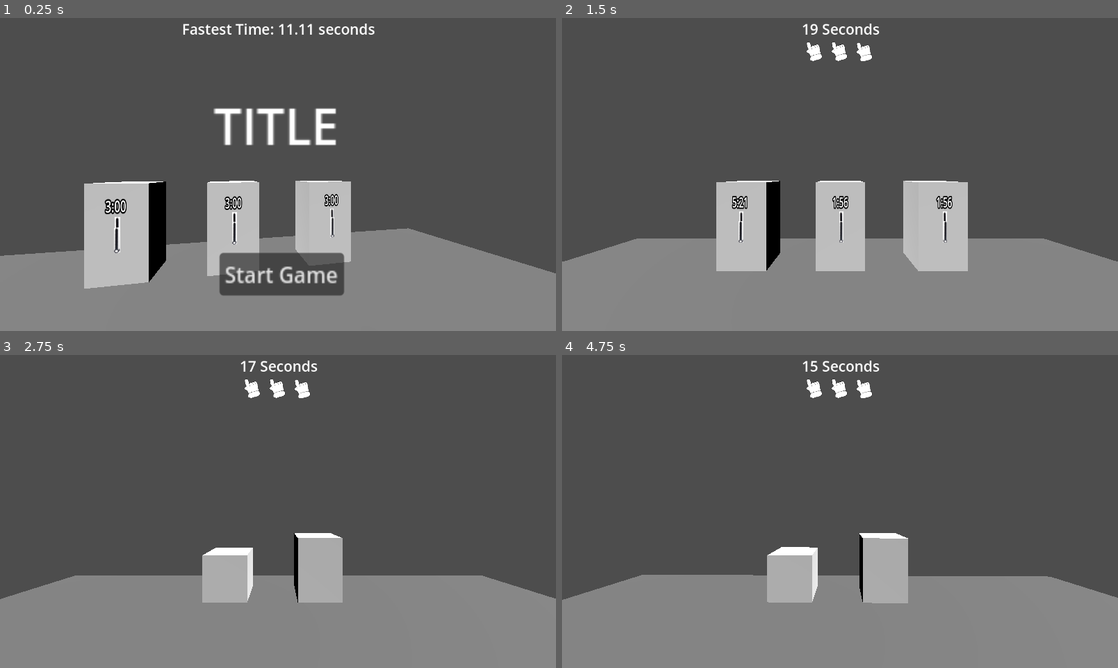
Above: before the commit, frames 1-4 (two rows, left to right).
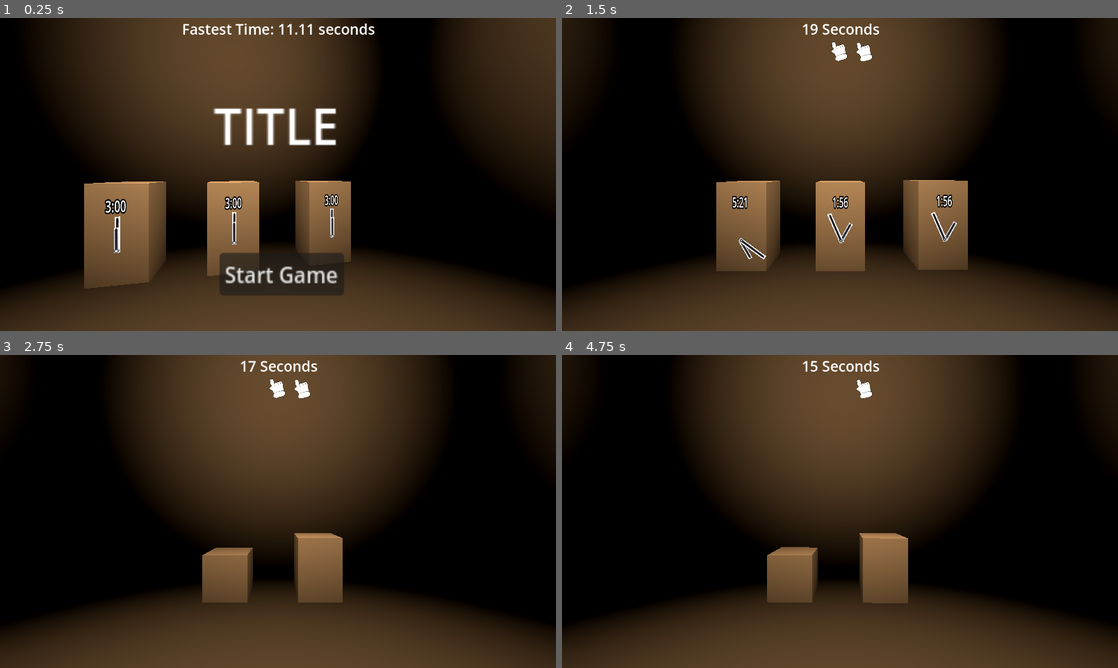
Above: after the commit, the same moments.

Repository: LeslieLlama/20SecJam2024
Game: Godot game, scene res://ShopScene.tscn
Two runs of this game, one before a commit and one after it. Both use one fixed random seed, a clock stepped at 60 frames per second and the inputs below.
Inputs (mouse positions are in pixels of both pictures, inside the frame that each line leads up to):
- Up to frame 1 (0.25 s): no input
- Up to frame 2 (1.5 s): click "Start Game" at 0.5 s; tap Enter at 1.25 s; move the mouse to (962, 158) at 1.27 s; hold Right (move_right) from 1.28 s (still down); click (962, 158) at 1.42 s
- Up to frame 3 (2.75 s): move the mouse to (166, 527) at 2.02 s; release Right (move_right) at 2.03 s; hold Left (move_left) from 2.03 s (still down)
- Up to frame 4 (4.75 s): move the mouse to (895, 442) at 2.77 s; release Left (move_left) at 2.78 s; hold Right (move_right) 2.78-4.28 s; move the mouse to (812, 574) at 3.52 s; click (812, 574) at 3.67 s; move the mouse to (1006, 558) at 4.27 s; hold Left (move_left) from 4.28 s (still down)

The runs differ from the first frame. In frame 1, 98% of the frame differs, in the area x 0-100%, y 0-100%; in frame 2, 99%; in frame 3, 100%; in frame 4, 100%.

Commit message:
Clock Hands Functional, Lighting
Made clock hands now display their intended internal time, as well as add that functionality to a model instance with the alarm clock.
Also added walls and a door to the main scene with a change in lighting

Diff:
--- /dev/null
+++ b/AlarmClock.tscn
@@ -0,0 +1,30 @@
+[gd_scene load_steps=5 format=3 uid="uid://crc7gn1b8slty"]
+
+[ext_resource type="PackedScene" uid="uid://bc1obhce5w5rx" path="res://Clock.tscn" id="1_phx8o"]
+[ext_resource type="Texture2D" uid="uid://dsoxnr31jh27r" path="res://WhiteClockTexture.png" id="2_6ugqy"]
+[ext_resource type="ArrayMesh" uid="uid://d0v48bbcf3k5a" path="res://Clock._Model.obj" id="3_m1s5m"]
+
+[sub_resource type="StandardMaterial3D" id="StandardMaterial3D_3lnoo"]
+albedo_texture = ExtResource("2_6ugqy")
+
+[node name="Clock" instance=ExtResource("1_phx8o")]
+
+[node name="ClockModel" parent="Moveables" index="0"]
+transform = Transform3D(-1, 0, -8.74228e-08, 0, 1, 0, 8.74228e-08, 0, -1, 0, 0.00479013, 0)
+material_override = SubResource("StandardMaterial3D_3lnoo")
+mesh = ExtResource("3_m1s5m")
+
+[node name="CollisionShape3D" parent="Moveables/ClockModel/Area3D" index="0"]
+transform = Transform3D(1, 0, 0, 0, 0.999997, 0, 0, 0, 1, 0.00671387, 1.25805, -6.66134e-16)
+
+[node name="TestLabel" parent="Moveables" index="1"]
+visible = false
+
+[node name="HoursHand" parent="Moveables" index="2"]
+transform = Transform3D(-0.205611, 0, -1.79751e-08, 0, 0.205611, 0, 1.79751e-08, 0, -0.205611, -0.000426829, 1.02786, 0.255521)
+
+[node name="MinutesHand" parent="Moveables" index="3"]
+transform = Transform3D(-0.205611, 0, -1.79751e-08, 0, 0.205611, 0, 1.79751e-08, 0, -0.205611, -0.000134936, 1.0284, 0.22199)
+
+[node name="GnomeModel" parent="." index="1"]
+transform = Transform3D(0.348038, 0, 0, 0, 0.348038, 0, 0, 0, 0.348038, -0.303937, -0.102783, -1.00772)
--- a/Clock.tscn
+++ b/Clock.tscn
@@ -12,6 +12,7 @@
 material = SubResource("StandardMaterial3D_c81qi")
 
 [sub_resource type="BoxShape3D" id="BoxShape3D_cy6n8"]
+size = Vector3(2.12378, 2.2749, 1)
 
 [node name="Clock" type="Node3D"]
 script = ExtResource("1_2e8h2")
@@ -34,13 +35,13 @@
 text = "3:00"
 
 [node name="HoursHand" type="Sprite3D" parent="Moveables"]
-transform = Transform3D(0.315857, 0, 0, 0, 0.315857, 0, 0, 0, 0.315857, 0.0280791, 1.31875, 1.11411)
+transform = Transform3D(-0.315857, 0, -2.76131e-08, 0, 0.315857, 0, 2.76131e-08, 0, -0.315857, 0.0280791, 1.31875, 1.11411)
 offset = Vector2(0, 118.175)
 texture = ExtResource("2_meemi")
 
 [node name="MinutesHand" type="Sprite3D" parent="Moveables"]
-transform = Transform3D(0.315857, 0, 0, 0, 0.315857, 0, 0, 0, 0.315857, 0.0315825, 1.49938, 1.0626)
-offset = Vector2(0, 118.97)
+transform = Transform3D(-0.315857, 0, -2.76131e-08, 0, 0.315857, 0, 2.76131e-08, 0, -0.315857, 0.0285275, 1.31957, 1.0626)
+offset = Vector2(0, 177.405)
 texture = ExtResource("3_gqm77")
 
 [node name="GnomeModel" type="MeshInstance3D" parent="."]
--- a/ShopScene.tscn
+++ b/ShopScene.tscn
@@ -1,11 +1,10 @@
-[gd_scene load_steps=19 format=3 uid="uid://cdrhtw8i0jxxp"]
+[gd_scene load_steps=9 format=3 uid="uid://cdrhtw8i0jxxp"]
 
 [ext_resource type="Script" path="res://camera_movement.gd" id="1_j8mr0"]
 [ext_resource type="Script" path="res://shop_scene.gd" id="1_rdwyc"]
 [ext_resource type="PackedScene" uid="uid://bc1obhce5w5rx" path="res://Clock.tscn" id="2_78t57"]
 [ext_resource type="PackedScene" uid="uid://c532eyni0s47u" path="res://HUD.tscn" id="2_i3yuw"]
-[ext_resource type="ArrayMesh" uid="uid://d0v48bbcf3k5a" path="res://Clock._Model.obj" id="7_5u7g5"]
-[ext_resource type="Texture2D" uid="uid://dsoxnr31jh27r" path="res://WhiteClockTexture.png" id="8_2r1bs"]
+[ext_resource type="PackedScene" uid="uid://crc7gn1b8slty" path="res://AlarmClock.tscn" id="5_blq43"]
 
 [sub_resource type="PlaneMesh" id="PlaneMesh_d10h0"]
 
@@ -14,36 +13,9 @@
 [sub_resource type="BoxMesh" id="BoxMesh_x27t2"]
 material = SubResource("StandardMaterial3D_c81qi")
 
-[sub_resource type="StandardMaterial3D" id="StandardMaterial3D_it3mn"]
-albedo_texture = ExtResource("8_2r1bs")
-
-[sub_resource type="StandardMaterial3D" id="StandardMaterial3D_5auq1"]
-albedo_texture = ExtResource("8_2r1bs")
-
-[sub_resource type="StandardMaterial3D" id="StandardMaterial3D_rxdus"]
-albedo_texture = ExtResource("8_2r1bs")
-
-[sub_resource type="StandardMaterial3D" id="StandardMaterial3D_5dphb"]
-albedo_texture = ExtResource("8_2r1bs")
-
-[sub_resource type="StandardMaterial3D" id="StandardMaterial3D_uwe1p"]
-albedo_texture = ExtResource("8_2r1bs")
-
-[sub_resource type="StandardMaterial3D" id="StandardMaterial3D_nyid1"]
-albedo_texture = ExtResource("8_2r1bs")
-
-[sub_resource type="StandardMaterial3D" id="StandardMaterial3D_f77wg"]
-albedo_texture = ExtResource("8_2r1bs")
-
-[sub_resource type="StandardMaterial3D" id="StandardMaterial3D_px31n"]
-albedo_texture = ExtResource("8_2r1bs")
-
-[sub_resource type="StandardMaterial3D" id="StandardMaterial3D_ie6st"]
-albedo_texture = ExtResource("8_2r1bs")
-
 [node name="Node3D" type="Node3D" node_paths=PackedStringArray("Clocks")]
 script = ExtResource("1_rdwyc")
-Clocks = [NodePath("Clock1"), NodePath("Clock2"), NodePath("Clock3")]
+Clocks = [NodePath("Clock1"), NodePath("Clock2"), NodePath("Clock3"), NodePath("Clock_Alarm1")]
 
 [node name="HUD" parent="." instance=ExtResource("2_i3yuw")]
 
@@ -55,6 +27,26 @@
 
 [node name="Floor" type="MeshInstance3D" parent="Enviroment"]
 transform = Transform3D(12.8364, 0, 0, 0, 12.8364, 0, 0, 0, 12.8364, 0, 0, 0)
+mesh = SubResource("PlaneMesh_d10h0")
+skeleton = NodePath("../../Camera3D")
+
+[node name="WallNorth" type="MeshInstance3D" parent="Enviroment"]
+transform = Transform3D(12.8364, 0, 0, 0, -5.61097e-07, -12.8364, 0, 12.8364, -5.61097e-07, 0, 9.94811, -13.1318)
+mesh = SubResource("PlaneMesh_d10h0")
+skeleton = NodePath("../../Camera3D")
+
+[node name="WallSouth" type="MeshInstance3D" parent="Enviroment"]
+transform = Transform3D(-12.8364, -1.12219e-06, 4.90526e-14, 0, -5.61097e-07, -12.8364, 1.12219e-06, -12.8364, 5.61097e-07, 0, 9.94811, 12.6051)
+mesh = SubResource("PlaneMesh_d10h0")
+skeleton = NodePath("../../Camera3D")
+
+[node name="WallEast" type="MeshInstance3D" parent="Enviroment"]
+transform = Transform3D(-5.88486e-07, -12.8364, 5.61097e-07, 0, -5.61097e-07, -12.8364, 13.463, -5.61097e-07, 2.45263e-14, 12.8552, 9.94811, -0.506266)
+mesh = SubResource("PlaneMesh_d10h0")
+skeleton = NodePath("../../Camera3D")
+
+[node name="WallEast2" type="MeshInstance3D" parent="Enviroment"]
+transform = Transform3D(-5.88486e-07, 12.8364, -5.61097e-07, 0, -5.61097e-07, -12.8364, -13.463, -5.61097e-07, 2.45263e-14, -12.5915, 9.94811, -0.506266)
 mesh = SubResource("PlaneMesh_d10h0")
 skeleton = NodePath("../../Camera3D")
 
@@ -74,9 +66,18 @@
 skeleton = NodePath("../..")
 
 [node name="Cube5" type="MeshInstance3D" parent="Enviroment"]
-transform = Transform3D(-1.81053, 0.222032, -3.12579, -0.48922, 1.57036, 3.49362, 0.982158, 1.19151, -4.02197, -1.10203, 0.250489, 9.40131)
+transform = Transform3D(-1.81053, 0.222032, -3.12579, -0.48922, 1.57036, 3.49362, 0.982158, 1.19151, -4.02197, -7.15033, 0.250489, 9.40131)
 mesh = SubResource("BoxMesh_x27t2")
 skeleton = NodePath("../..")
+
+[node name="Door" type="MeshInstance3D" parent="Enviroment"]
+transform = Transform3D(4.71923, 0, 0, 0, 7.70375, 0, 0, 0, 1.99303, -0.161953, 3.63984, 12.5089)
+mesh = SubResource("BoxMesh_x27t2")
+skeleton = NodePath("../..")
+
+[node name="Label3D" type="Label3D" parent="Enviroment/Door"]
+transform = Transform3D(-0.997671, 0, -0.0682069, 0, 1, 0, 0.0682069, 0, -0.997671, 0, 0, -0.585355)
+text = "Door"
 
 [node name="Clock1" parent="." instance=ExtResource("2_78t57")]
 transform = Transform3D(1, 0, 0, 0, 1, 0, 0, 0, 1, 0, 0, -9.41086)
@@ -87,26 +88,25 @@
 [node name="Clock3" parent="." instance=ExtResource("2_78t57")]
 transform = Transform3D(1, 0, 0, 0, 1, 0, 0, 0, 1, -4.09819, 0, -9.41086)
 
+[node name="Clock_Alarm1" parent="." instance=ExtResource("5_blq43")]
+transform = Transform3D(-0.0880251, 0, 0.996118, 0, 1, 0, -0.996118, 0, -0.0880251, -10.2757, 2.12617, -1.94593)
+
 [node name="LightmapGI" type="LightmapGI" parent="."]
+
+[node name="OmniLight3D" type="OmniLight3D" parent="."]
+transform = Transform3D(1, 0, 0, 0, 1, 0, 0, 0, 1, 0, 11.8086, 0)
+light_color = Color(1, 0.74902, 0.486275, 1)
+light_energy = 11.224
+light_size = 0.276
+shadow_enabled = true
+omni_range = 17.55
 
 [node name="DirectionalLight3D" type="DirectionalLight3D" parent="."]
 transform = Transform3D(0.812903, 0.457099, -0.3609, 0.0146064, 0.603482, 0.797242, 0.582216, -0.653352, 0.483896, 0, 8.11136, 0)
+visible = false
 
 [node name="GameTimer" type="Timer" parent="."]
 wait_time = 20.0
 one_shot = true
 
-[node name="Clock_Model" type="MeshInstance3D" parent="."]
-transform = Transform3D(-0.147533, 0, -0.989057, 0, 1, 0, 0.989057, 0, -0.147533, -10.2584, 2.1095, 1.12027)
-mesh = ExtResource("7_5u7g5")
-surface_material_override/0 = SubResource("StandardMaterial3D_it3mn")
-surface_material_override/1 = SubResource("StandardMaterial3D_5auq1")
-surface_material_override/2 = SubResource("StandardMaterial3D_rxdus")
-surface_material_override/3 = SubResource("StandardMaterial3D_5dphb")
-surface_material_override/4 = SubResource("StandardMaterial3D_uwe1p")
-surface_material_override/5 = SubResource("StandardMaterial3D_nyid1")
-surface_material_override/6 = SubResource("StandardMaterial3D_f77wg")
-surface_material_override/7 = SubResource("StandardMaterial3D_px31n")
-surface_material_override/8 = SubResource("StandardMaterial3D_ie6st")
-
 [connection signal="timeout" from="GameTimer" to="." method="_on_game_timer_timeout"]
--- a/clock_object.gd
+++ b/clock_object.gd
@@ -27,6 +27,8 @@
 	var hour = floor(Globals.clock_time)
 	var minute : float = Globals.clock_time - hour
 	$Moveables/TestLabel.text = str(hour,":",(minute*100))
+	$Moveables/HoursHand.rotation_degrees.z = hour * 30
+	$Moveables/MinutesHand.rotation_degrees.z = minute * 600
 
 func _is_gnomed():
 	is_gnomed = true
@@ -36,6 +38,8 @@
 	var hour = random.randi_range(0, 12)
 	var minute : float = random.randi_range(0, 60)
 	$Moveables/TestLabel.text = str(hour,":",minute)
+	$Moveables/HoursHand.rotation_degrees.z = hour * 30
+	$Moveables/MinutesHand.rotation_degrees.z = minute * 6
 
 func _on_area_3d_input_event(camera: Node, event: InputEvent, event_position: Vector3, normal: Vector3, shape_idx: int) -> void:
 	if event is InputEventMouseButton:
